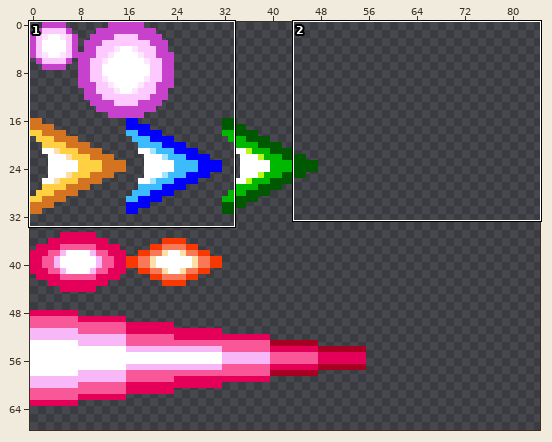
File history of a sprite sheet, assets/art/bullets/enemy_bullets.png. The picture above shows the old version from afar; the outline marks the close-up.
Close-up. Before the edit:
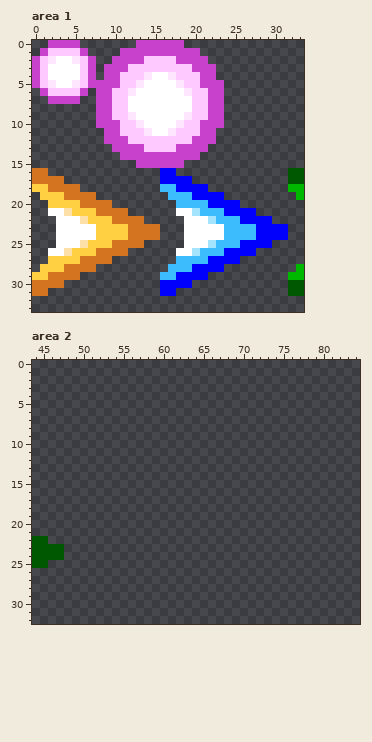
The file is 128x128 pixels. Shown: area 1: x 0..33, y 0..33; area 2: x 44..84, y 0..32. The wide view leaves out empty margins.
After the commit:
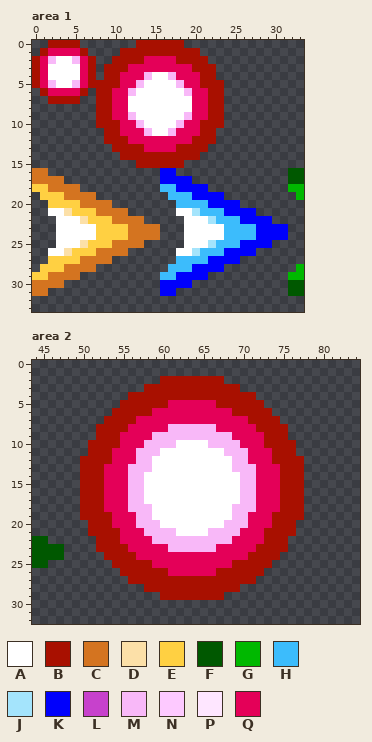
Palette (. is transparent): A #ffffff  B #a81000  C #d47420  D #fce0a8  E #ffd042  F #005800  G #00b800  H #3cbcfc  J #a4e4fc  K #0000fc  L #c741cc  M #f8b8f8  N #fdc9ff  P #fee6ff  Q #e40058
What changed:
Changed rows in their new state; - is an unchanged pixel.
Area 1:
first column x 0:
 0 --BBBB-------BBBBBB-----
 1 -BQQQQB----BBBBBBBBBB---
 2 BQM--MQB--BBBBQQQQBBBB--
 3 BQ----QB-BBBQQQQQQQQBBB-
 4 BQ----QB-BBQQQM--MQQQBB-
 5 BQM--MQBBBBQQM----MQQBBB
 6 -BQQQQB-BBQQM------MQQBB
 7 --BBBB--BBQQ--------QQBB
 8 --------BBQQ--------QQBB
 9 --------BBQQM------MQQBB
10 --------BBBQQM----MQQBBB
11 ---------BBQQQM--MQQQBB-
12 ---------BBBQQQQQQQQBBB-
13 ----------BBBBQQQQBBBB--
14 -----------BBBBBBBBBB---
15 -------------BBBBBB-----
Area 2:
first column x 50:
 2 ----------BBBBBBBB----------
 3 --------BBBBBBBBBBBB--------
 4 ------BBBBBBBBBBBBBBBB------
 5 -----BBBBBBQQQQQQBBBBBB-----
 6 ----BBBBBQQQQQQQQQQBBBBB----
 7 ---BBBBQQQQQQQQQQQQQQBBBB---
 8 --BBBBQQQQQMMMMMMQQQQQBBBB--
 9 --BBBQQQQMMMMMMMMMMQQQQBBB--
10 -BBBBQQQMMMMAAAAMMMMQQQBBBB-
11 -BBBQQQMMMAAAAAAAAMMMQQQBBB-
12 BBBBQQQMMAAAAAAAAAAMMQQQBBBB
13 BBBQQQMMMAAAAAAAAAAMMMQQQBBB
14 BBBQQQMMAAAAAAAAAAAAMMQQQBBB
15 BBBQQQMMAAAAAAAAAAAAMMQQQBBB
16 BBBQQQMMAAAAAAAAAAAAMMQQQBBB
17 BBBQQQMMAAAAAAAAAAAAMMQQQBBB
18 BBBQQQMMMAAAAAAAAAAMMMQQQBBB
19 BBBBQQQMMAAAAAAAAAAMMQQQBBBB
20 -BBBQQQMMMAAAAAAAAMMMQQQBBB-
21 -BBBBQQQMMMMAAAAMMMMQQQBBBB-
22 --BBBQQQQMMMMMMMMMMQQQQBBB--
23 --BBBBQQQQQMMMMMMQQQQQBBBB--
24 ---BBBBQQQQQQQQQQQQQQBBBB---
25 ----BBBBBQQQQQQQQQQBBBBB----
26 -----BBBBBBQQQQQQBBBBBB-----
27 ------BBBBBBBBBBBBBBBB------
28 --------BBBBBBBBBBBB--------
29 ----------BBBBBBBB----------
Where, in picture pixels (left, top, right, bottom), the same in both close-ups:
changed: (32, 40, 224, 168)
added: (80, 376, 304, 600)
